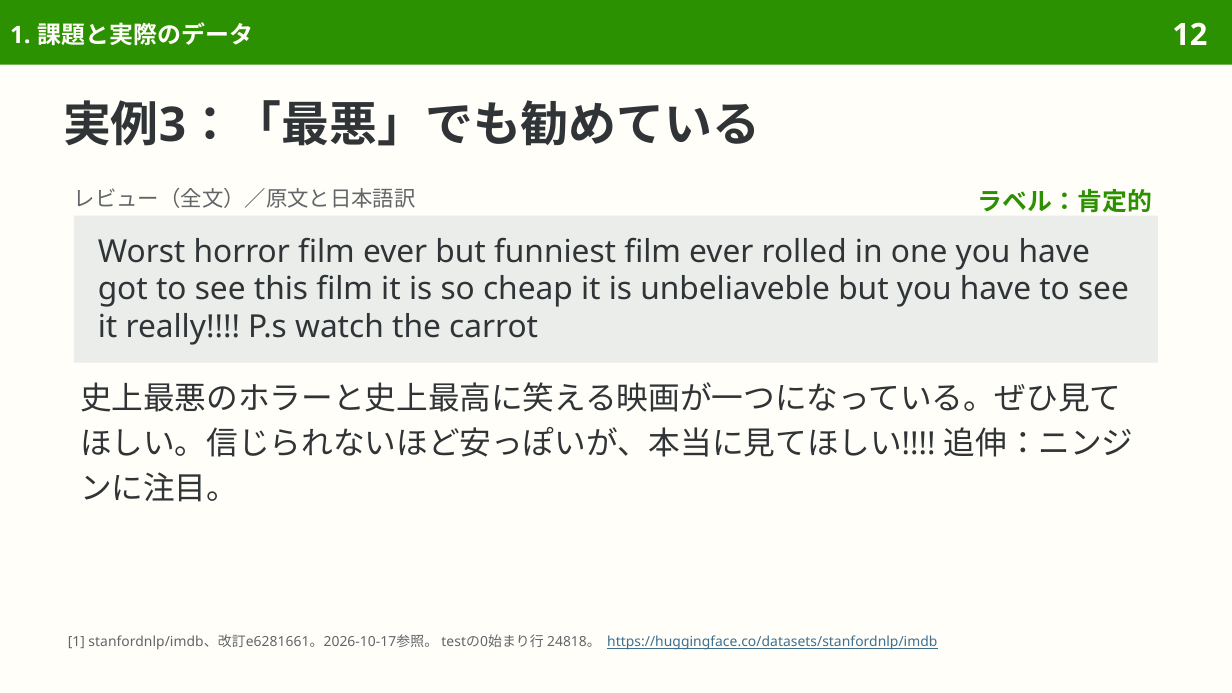
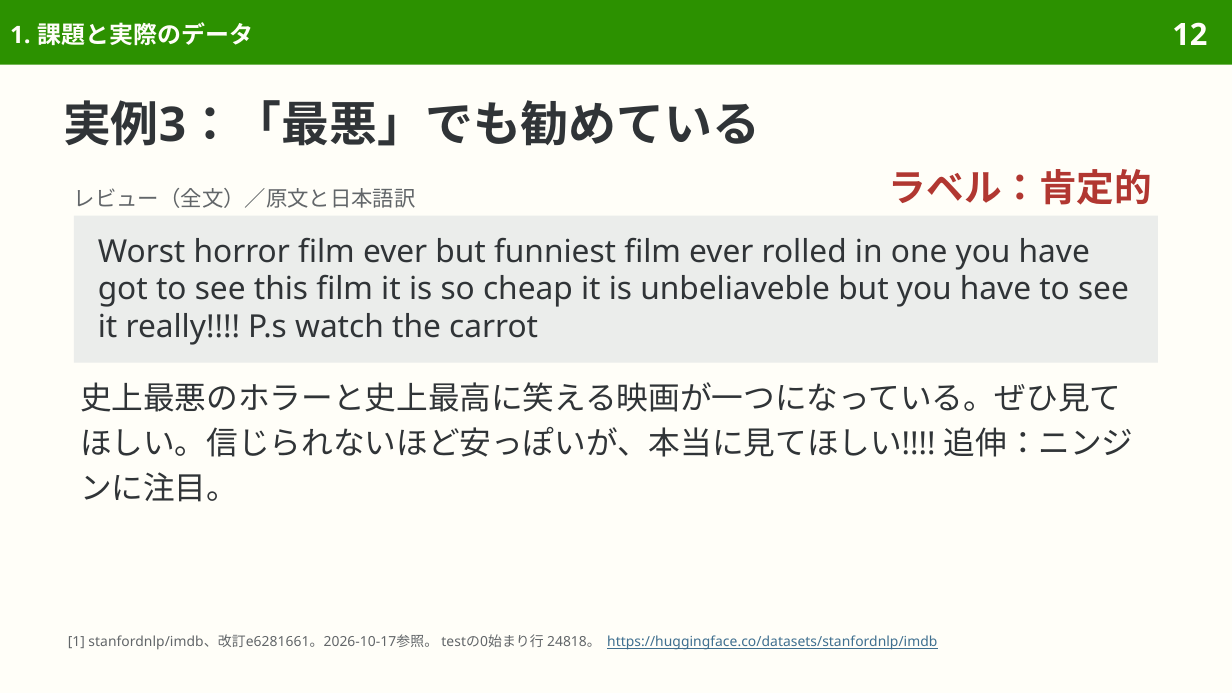
Before and after one commit to sasakiy84/datasets-in-10-minutes, a slide deck: slide 12 of slides/datasets-in-10-minutes-imdb.pptx. Drawn at 1232x693 pixels with LibreOffice and Linux fonts; fonts in the diff are those of the drawing. Boxes give left, top, right and bottom in pixels: in the first picture for what was removed or moved away, otherwise in the second. Text is boxed around its words. In the diff, an @@ line names an element or a change of style, - is before the commit and + after.

```diff
--- a/slides/datasets-in-10-minutes-imdb.pptx
+++ b/slides/datasets-in-10-minutes-imdb.pptx
@@ text "ラベル：肯定的": place and size @@
-text "ラベル：肯定的" at [978,189,1152,213]
+text "ラベル：肯定的" at [889,169,1152,205]
@@ text "ラベル：肯定的" at [889,169,1152,205]: size 14.5 to 22 pt, text colour #2C9100 to #B13731; line spacing 1.17 to 26.4pt @@
```
Also in this commit, not shown: 12 other slides changed, 8 other files.
